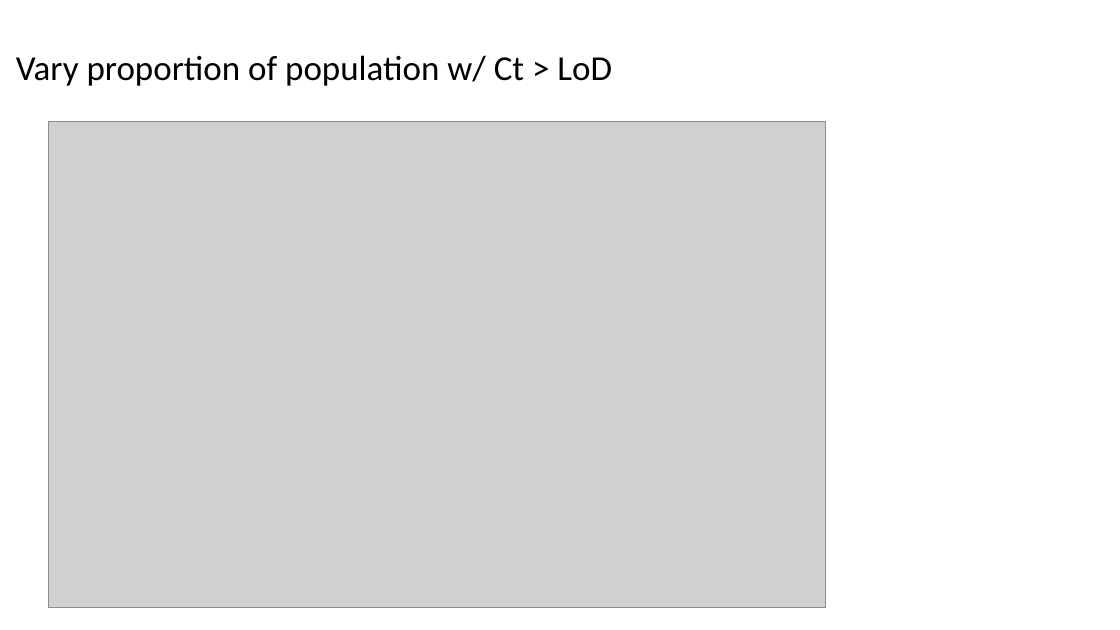
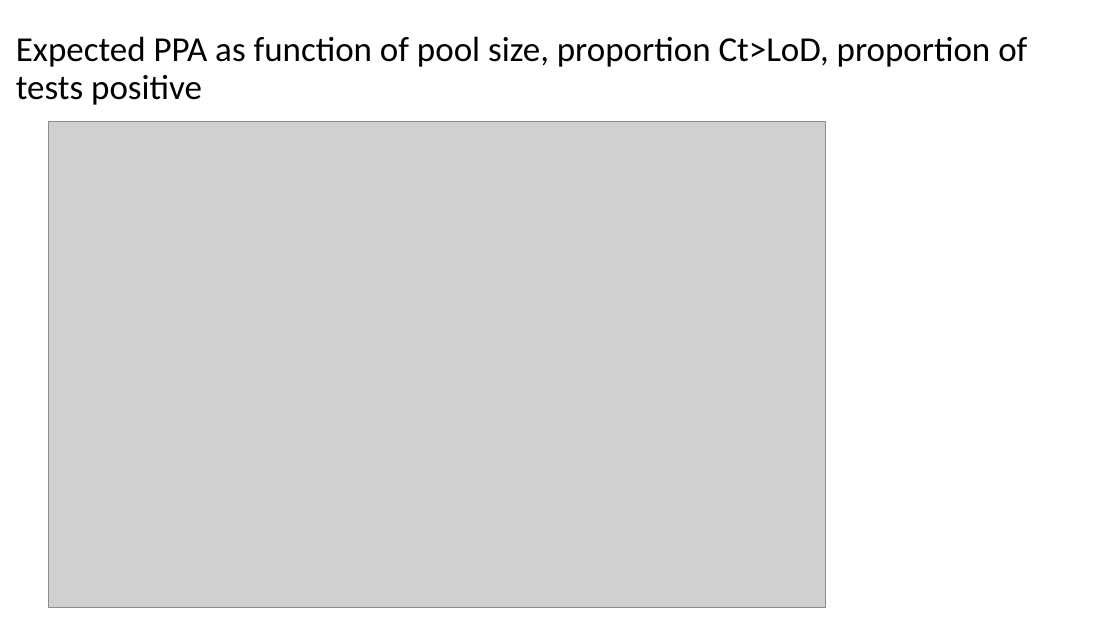
Before and after one commit to saskialynn/Group-testing, a slide deck: slide 3 of holmes_groupmeeting_12-4.pptx. Drawn at 1120x630 pixels with LibreOffice and Linux fonts; fonts in the diff are those of the drawing; grey boxes stand for pictures. Boxes give left, top, right and bottom in pixels: in the first picture for what was removed or moved away, otherwise in the second. Text is boxed around its words. In the diff, an @@ line names an element or a change of style, - is before the commit and + after.

```diff
--- a/holmes_groupmeeting_12-4.pptx
+++ b/holmes_groupmeeting_12-4.pptx
@@ title at (x1=16, y1=36, x2=1027, y2=105): text changed @@
-Vary proportion of population w/ Ct > LoD
+Expected PPA as function of pool size, proportion Ct>LoD, proportion of tests positive
```
Also in this commit, not shown: 1 slide added, 2 other files.
